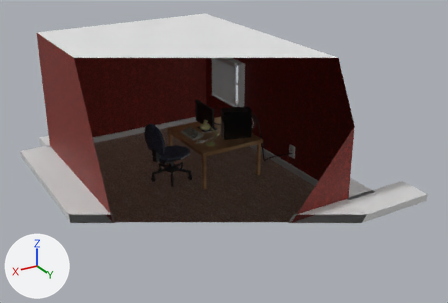
One commit to the glTF model site/public/scene.glb: the scene before it, then after it.
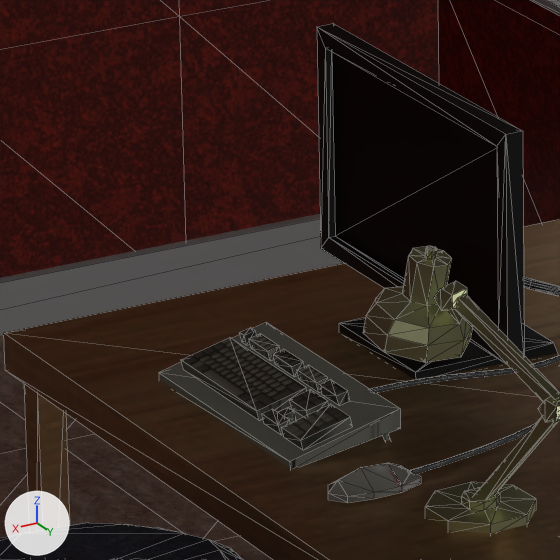
There are two pictures of each version: one whole from a 50 mm lens placed at (17.75, 30.82, 16.41), pointed at (0.17, 1.53, 1.76), one close up on the part from 37% to 49% of the width and 32% to 49% of the height. Lighting does not change. The marker at lower left points along +X, +Y and +Z. The close-ups show mesh edges as thin lines. Everything nearer to the camera than a plane just in front of the edit is cut away. Where no turn or scale is listed for an object, it has been applied to the vertices.

The first close-up shows 'Basseboard.003', 'Carpet.009', 'Cylinder.003', 'DeskARm.001', 'Desklamp', 'Keyboard', 'Mouse', 'Plane.005', 'Plane.057', 'Screen', 'Seat', 'Table'.
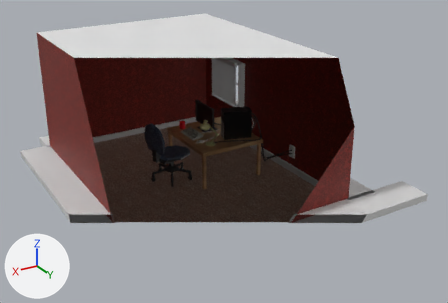
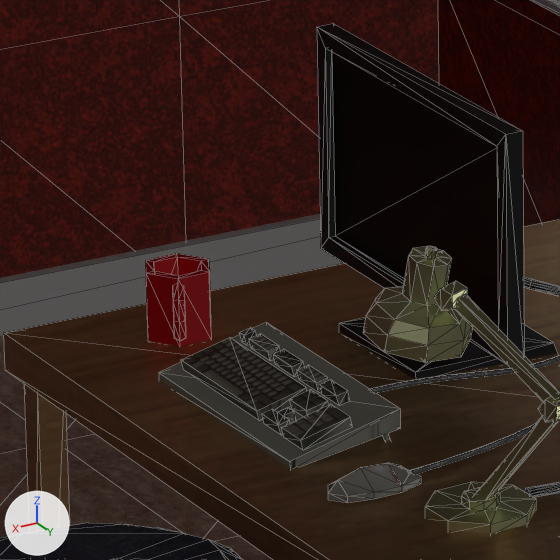
Edits to the bpy script that builds the scene:
```text
Add mat_mug:
    mat_mug = principled_material('Mug')
    mat_mug.base_color = (0.8, 0.0, 0.0091)  # red #e70018
Add mat_plastic_001:
    mat_plastic_001 = principled_material('Plastic.001')
    mat_plastic_001.base_color = (0.0246, 0.0246, 0.0246)  # black #2b2b2b
Add me_cylinder_002:
    me_cylinder_002.from_pydata(...)  # 54 vertices, 92 faces; spans x -0.21..0.21, y -0.189..0.319, z -0.211..0.211
    me_cylinder_002.materials.append(mat_mug)  # red #e70018
Add me_béziercurve_004:
    me_béziercurve_004.from_pydata(...)  # 444 vertices, 864 faces; spans x -1.05..4.13, y -1.44..0.19, z -2.77..-1.13
    me_béziercurve_004.materials.append(mat_plastic_001)  # black #2b2b2b
Add ob_cup:
    ob_cup = bpy.data.objects.new('Cup', me_cylinder_002)
    ob_cup.location = (1.191, -1.837, 2.568)
Add ob_cable_003:
    ob_cable_003 = bpy.data.objects.new('Cable.003', me_béziercurve_004)
    ob_cable_003.location = (-3.387, 2.811, 3.577)
```

Changed parts and their boxes (x1, y1, x2, y2) in the close-ups (560 x 560 px):
'Cup', added (red)
    after: (146, 253, 211, 346)
'Cable.003', added
    after: (525, 482, 560, 498)
